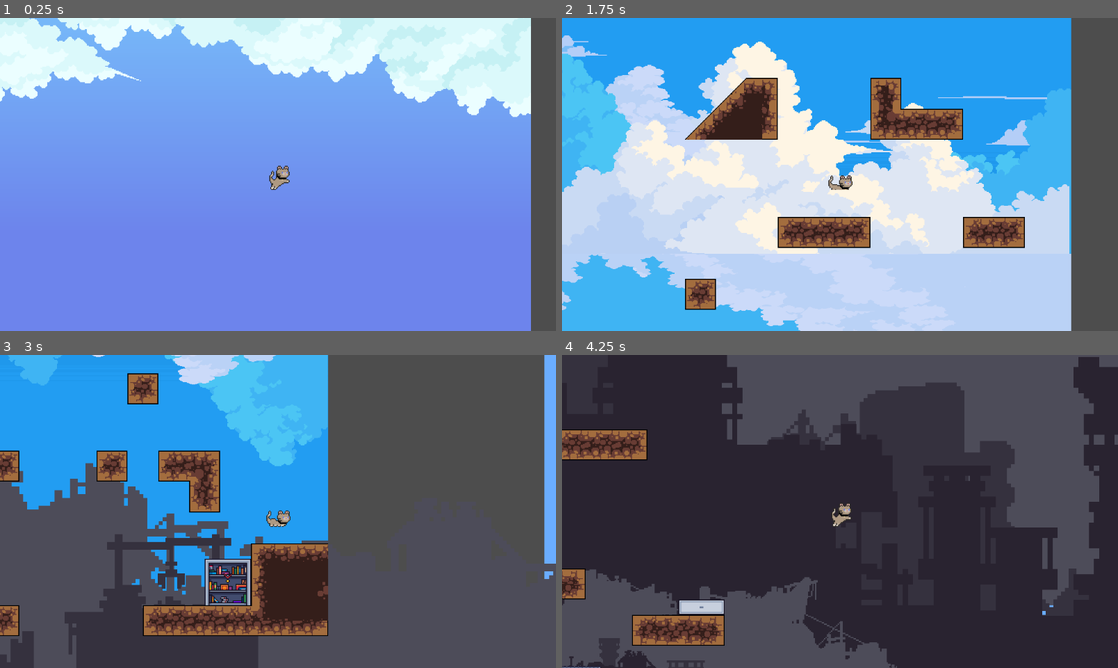
Above: before the commit, frames 1-4 (two rows, left to right).
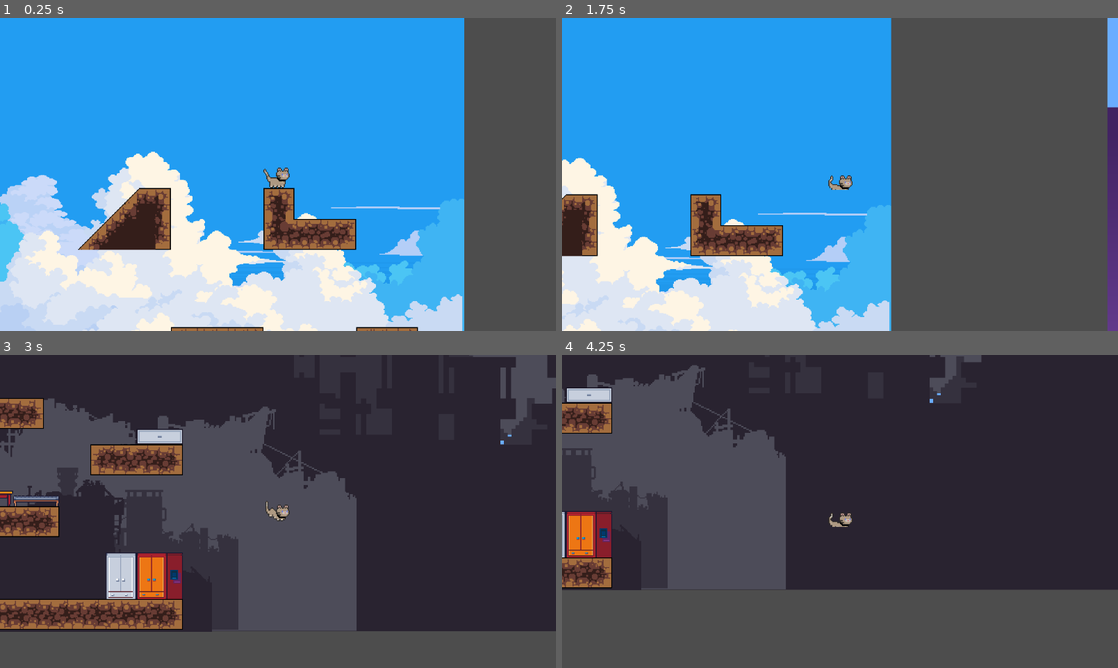
Above: after the commit, the same moments.

Repository: AndrewHaam/claw-to-the-top
Game: Godot game, scene res://sky.tscn
The game is run twice, just before and just after one commit, with the same random seed, the same clock (stepped at 60 frames per second) and the same inputs.
Inputs:
- Up to frame 1 (0.25 s): no input
- Up to frame 2 (1.75 s): tap Enter (ui_accept) at 0.5, 0.6, 1.55 s; hold Right (ui_right) from 0.53 s (still down); tap Space (jump) at 0.77, 0.8, 1.07, 1.35, 1.52 s
- Up to frame 3 (3 s): tap Space (jump) at 1.82, 2.3 s; release Right (ui_right) at 2.03 s; hold Left (ui_left) 2.03-2.78 s; tap Enter (ui_accept) at 2.1, 2.85 s; hold Right (ui_right) from 2.78 s (still down)
- Up to frame 4 (4.25 s): keep holding Right (ui_right); tap Space (jump) at 3.02, 3.32, 3.6, 3.77, 4.07 s

The runs differ from the first frame. In frame 1, 95% of the frame differs, in the area x 0-96%, y 0-100%; in frame 2, 78%; in frame 3, 86%; in frame 4, 54%.

Commit message:
added variables to easily change jump values and playtest easier, removed feature of being able to move while holding spacebar

Diff:
--- a/scenes/player_cat.gd
+++ b/scenes/player_cat.gd
@@ -1,13 +1,18 @@
 extends CharacterBody2D
 
-@export var jump_height : float
+@export var max_time_held : float
+@export var min_jump_height : float
+@export var max_jump_height : float
 @export var jump_time_to_peak : float
 @export var jump_time_to_descent : float
 
+
 @onready var anim = $AnimatedSprite2D
+@onready var jump_height : float = min_jump_height
 @onready var jump_velocity : float = ((2.0 * jump_height) / jump_time_to_peak) * -1.0
-@onready var jump_gravity : float = ((2.0 * jump_height) / (jump_time_to_peak * jump_time_to_peak)) * -1.0
-@onready var fall_gravity : float = ((2.0 * jump_height) / (jump_time_to_descent * jump_time_to_descent)) * -1.0
+@onready var jump_gravity : float = ((2.0 * jump_height) / (jump_time_to_peak * jump_time_to_peak))
+@onready var fall_gravity : float = ((2.0 * jump_height) / (jump_time_to_descent * jump_time_to_descent))
+@onready var coefficient = (min_jump_height - max_jump_height)/max_time_held
 
 const SPEED = 150.0
 
@@ -16,21 +21,29 @@
 var is_holding : bool = false
 var time_held : float
 var current_direction : float
+
+func modified_get_gravity() -> Vector2:
+	if velocity.y < 0:
+		return Vector2(0, jump_gravity)
+	else:
+		return Vector2(0, fall_gravity)
+
 func get_jump_height(delta):
 	if Input.is_action_just_pressed("jump"):
 		print("Spacebar is being held down")
 		is_holding = true
 		time_held = 0.0  # reset timer on press
-		jump_velocity = -300.0
+		#jump_velocity = -300.0
 	if is_holding:
 		time_held += delta  # accumulate time while holding
-
+	#print(coefficient)
 	if Input.is_action_just_released("jump"):
 		is_holding = false
-
-		if time_held >= 2.5:
-			time_held = 2.5
-		jump_velocity = -80 * time_held - 300
+		if time_held >= max_time_held:
+			time_held = max_time_held
+		jump_height = coefficient * time_held - min_jump_height
+		print("JUMP_HEIGHT IS: ", jump_height)
+		jump_velocity = ((2.0 * jump_height) / jump_time_to_peak)
 		print("JUMP_VELOCITY IS: ", jump_velocity)
 		print("Space was held for ", time_held, " seconds")
 
@@ -38,29 +51,52 @@
 func _physics_process(delta: float) -> void:
 	# Add the gravity.
 	if not is_on_floor():
-		velocity += get_gravity() * delta
+		velocity += modified_get_gravity() * delta
 
 	# Handle jump.
 	get_jump_height(delta)
-	if Input.is_action_just_released("ui_accept") and is_on_floor():
+	if Input.is_action_just_released("jump") and is_on_floor():
 		velocity.y = jump_velocity
 
 	# Get the input direction and handle the movement/deceleration.
 	# As good practice, you should replace UI actions with custom gameplay actions.
 	var direction := Input.get_axis("ui_left", "ui_right")
-	if direction != 0 && is_on_floor():
-		current_direction = direction
 
-	if direction and is_on_floor():
-		anim.play("run")
-		velocity.x = direction * SPEED
+	if is_holding:
+		# Prevent movement input while charging jump
+		anim.play("idle")
+		direction = 0
+		velocity.x = 0
 	else:
-		if is_on_floor():
-			velocity.x = move_toward(velocity.x, 0, SPEED)
-			anim.play("idle")
+		if direction != 0 and is_on_floor():
+			current_direction = direction
+
+		if direction and is_on_floor():
+			anim.play("run")
+			velocity.x = direction * SPEED
 		else:
-			velocity.x = current_direction * SPEED
-			anim.play("jump")
+			if is_on_floor():
+				velocity.x = move_toward(velocity.x, 0, SPEED)
+				anim.play("idle")
+			else:
+				velocity.x = current_direction * SPEED
+				anim.play("jump")
+
+	#var direction := Input.get_axis("ui_left", "ui_right")
+	#if direction != 0 && is_on_floor():
+	#	current_direction = direction
+	#
+	#if direction and is_on_floor():
+	#	anim.play("run")
+	#	velocity.x = direction * SPEED
+	#else:
+	#	if is_on_floor():
+	#		velocity.x = move_toward(velocity.x, 0, SPEED)
+	#		anim.play("idle")
+	#	else:
+	#		velocity.x = current_direction * SPEED
+	#		anim.play("jump")
+
 	if velocity.x > 0:
 		$AnimatedSprite2D.flip_h = false
 	if velocity.x < 0:
--- a/scenes/player_cat.tscn
+++ b/scenes/player_cat.tscn
@@ -387,6 +387,11 @@
 floor_constant_speed = true
 floor_max_angle = 0.523599
 script = ExtResource("1_8lsy4")
+max_time_held = 2.5
+min_jump_height = 50.0
+max_jump_height = 100.0
+jump_time_to_peak = 0.4
+jump_time_to_descent = 0.3
 
 [node name="AnimatedSprite2D" type="AnimatedSprite2D" parent="."]
 sprite_frames = SubResource("SpriteFrames_hmnf2")
--- a/sky.tscn
+++ b/sky.tscn
@@ -4375,7 +4375,7 @@
 texture = ExtResource("20_umuqj")
 
 [node name="Camera2D" type="Camera2D" parent="."]
-position = Vector2(26, -1783)
+position = Vector2(95, -702)
 zoom = Vector2(2, 2)
 
 [node name="68" type="Sprite2D" parent="."]
@@ -4396,7 +4396,8 @@
 
 [node name="PlayerCat" parent="." instance=ExtResource("27_1id6s")]
 z_index = 100
-position = Vector2(26, -1783)
+position = Vector2(95, -702)
+max_time_held = 2.5
 
 [node name="RemoteTransform2D" type="RemoteTransform2D" parent="PlayerCat"]
 remote_path = NodePath("../../Camera2D")
